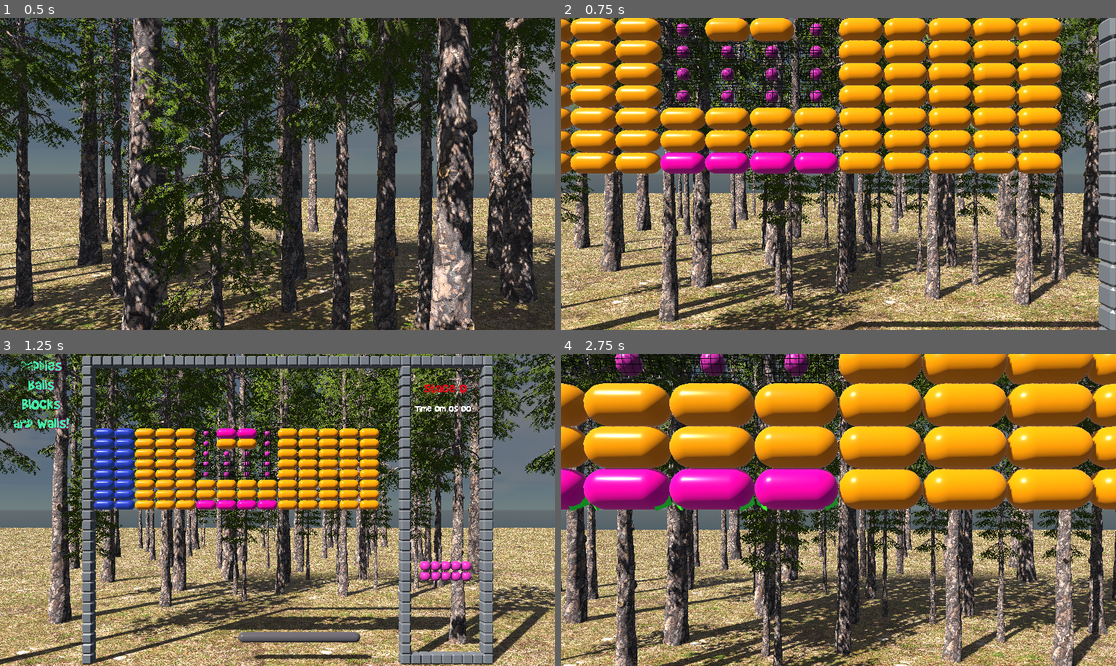
Above: before the commit, frames 1-4 (two rows, left to right).
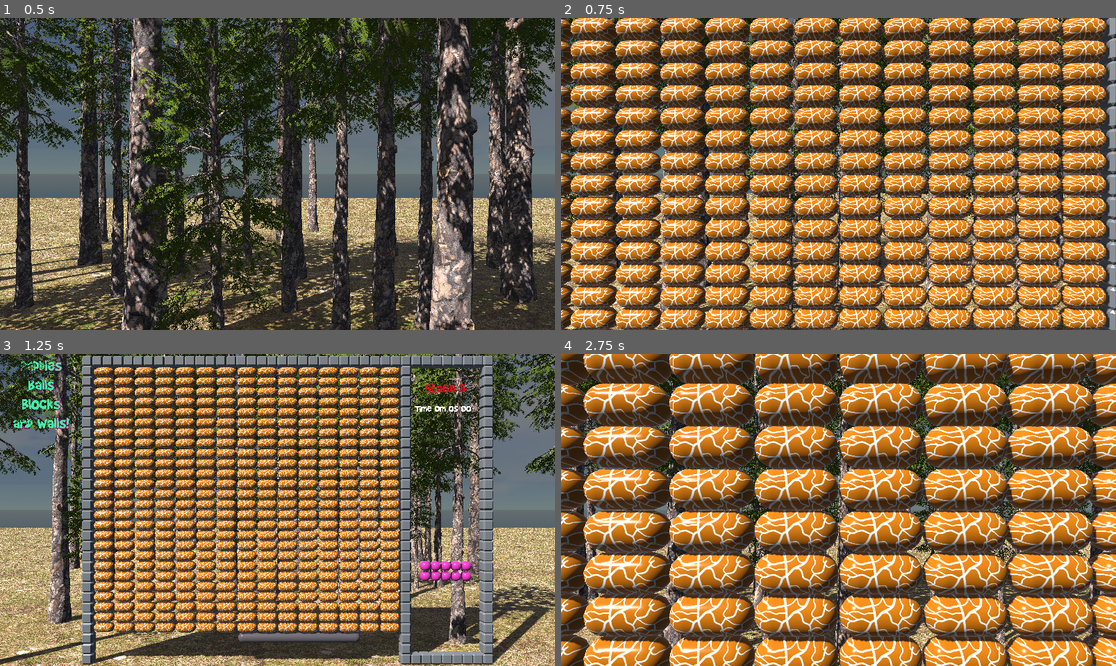
Above: after the commit, the same moments.

Repository: Chaduke/paddles_balls_blocks_walls
Game: Godot game, scene res://scenes/main.tscn
The game is run twice, just before and just after one commit, with the same random seed, the same clock (stepped at 60 frames per second) and the same inputs.
Inputs (mouse positions are in pixels of both pictures, inside the frame that each line leads up to):
- Up to frame 1 (0.5 s): no input
- Up to frame 2 (0.75 s): move the mouse to (866, 174) at 0.52 s; right-click (866, 174) at 0.6 s
- Up to frame 3 (1.25 s): no input
- Up to frame 4 (2.75 s): tap Enter at 1.25 s; move the mouse to (810, 510) at 1.27 s; click (810, 510) at 1.35 s; tap R (reset) at 2 s; move the mouse to (849, 503) at 2.02 s; right-click (849, 503) at 2.1 s

Frame 1 is identical in both runs. In frame 2, 88% of the frame differs, in the area x 0-99%, y 0-100%; in frame 3, 44%; in frame 4, 90%, in the area x 0-100%, y 0-100%.
Error before the commit: Invalid access to property or key 'balls' on a base object of type 'Node (global.gd)'. (res://scripts/block_clear.gd:30)

Commit message:
Working on cracked yellow blocks.

Diff:
--- a/scenes/block.tscn
+++ b/scenes/block.tscn
@@ -1,6 +1,7 @@
-[gd_scene load_steps=5 format=3 uid="uid://dqclg4jco6ayd"]
+[gd_scene load_steps=6 format=3 uid="uid://dqclg4jco6ayd"]
 
 [ext_resource type="PackedScene" uid="uid://cla3frnyj2uys" path="res://assets/models/block_yellow.glb" id="1_6wmgn"]
+[ext_resource type="Script" path="res://scripts/block.gd" id="1_m2mtj"]
 
 [sub_resource type="CapsuleShape3D" id="CapsuleShape3D_0vcpp"]
 
@@ -10,6 +11,7 @@
 size = Vector3(0.1, 0.1, 0.1)
 
 [node name="block" type="StaticBody3D"]
+script = ExtResource("1_m2mtj")
 
 [node name="CollisionShape3D" type="CollisionShape3D" parent="."]
 transform = Transform3D(-4.37114e-08, 1, 0, -1, -4.37114e-08, 0, 0, 0, 1, 0, 0, 0)
@@ -26,3 +28,5 @@
 randomness = 0.2
 process_material = SubResource("ParticleProcessMaterial_mxw7h")
 draw_pass_1 = SubResource("BoxMesh_rhsxk")
+
+[connection signal="tree_exiting" from="." to="." method="_on_tree_exiting"]
--- a/scenes/block_yellow_cracked.tscn
+++ b/scenes/block_yellow_cracked.tscn
@@ -9,8 +9,14 @@
 [sub_resource type="ParticleProcessMaterial" id="ParticleProcessMaterial_dsg66"]
 emission_shape = 1
 emission_sphere_radius = 1.0
+initial_velocity_min = -5.0
+initial_velocity_max = 5.0
+
+[sub_resource type="StandardMaterial3D" id="StandardMaterial3D_hyfon"]
+albedo_color = Color(1, 0.431373, 0.243137, 1)
 
 [sub_resource type="BoxMesh" id="BoxMesh_s7cx4"]
+material = SubResource("StandardMaterial3D_hyfon")
 size = Vector3(0.2, 0.2, 0.2)
 
 [node name="block_yellow_cracked" type="Area3D"]
--- /dev/null
+++ b/scripts/block.gd
@@ -0,0 +1,11 @@
+# block.gd
+extends StaticBody3D
+
+var new_block_scene = preload("res://scenes/block_yellow_cracked.tscn")
+
+func _on_tree_exiting():
+	var new_instance = new_block_scene.instantiate()
+	new_instance.position = position
+	var main_scene = get_tree().root.get_child(1)
+	var stage = main_scene.get_node("stage")
+	stage.add_child(new_instance)
--- a/scripts/global.gd
+++ b/scripts/global.gd
@@ -1,7 +1,7 @@
 # global.gd
 extends Node
 
-var current_stage = 1
+var current_stage = 6
 var current_ball_size = 2
 var infinite_balls = false
 
--- a/scripts/main.gd
+++ b/scripts/main.gd
@@ -14,6 +14,7 @@
 	time_label = stage.get_node("time_label")
 	# make sure Global stuff is where it needs to be on scene reload
 	Global.current_ball_size = 2
+	Global.infinite_balls = false
 	PhysicsServer3D.area_set_param(get_world_3d().space, PhysicsServer3D.AREA_PARAM_GRAVITY_VECTOR, Vector3(0, -1, 0))
 
 # Called every frame. 'delta' is the elapsed time since the previous frame.
Not shown: 1 places in scenes/block_yellow_cracked.tscn that only renumber resources
